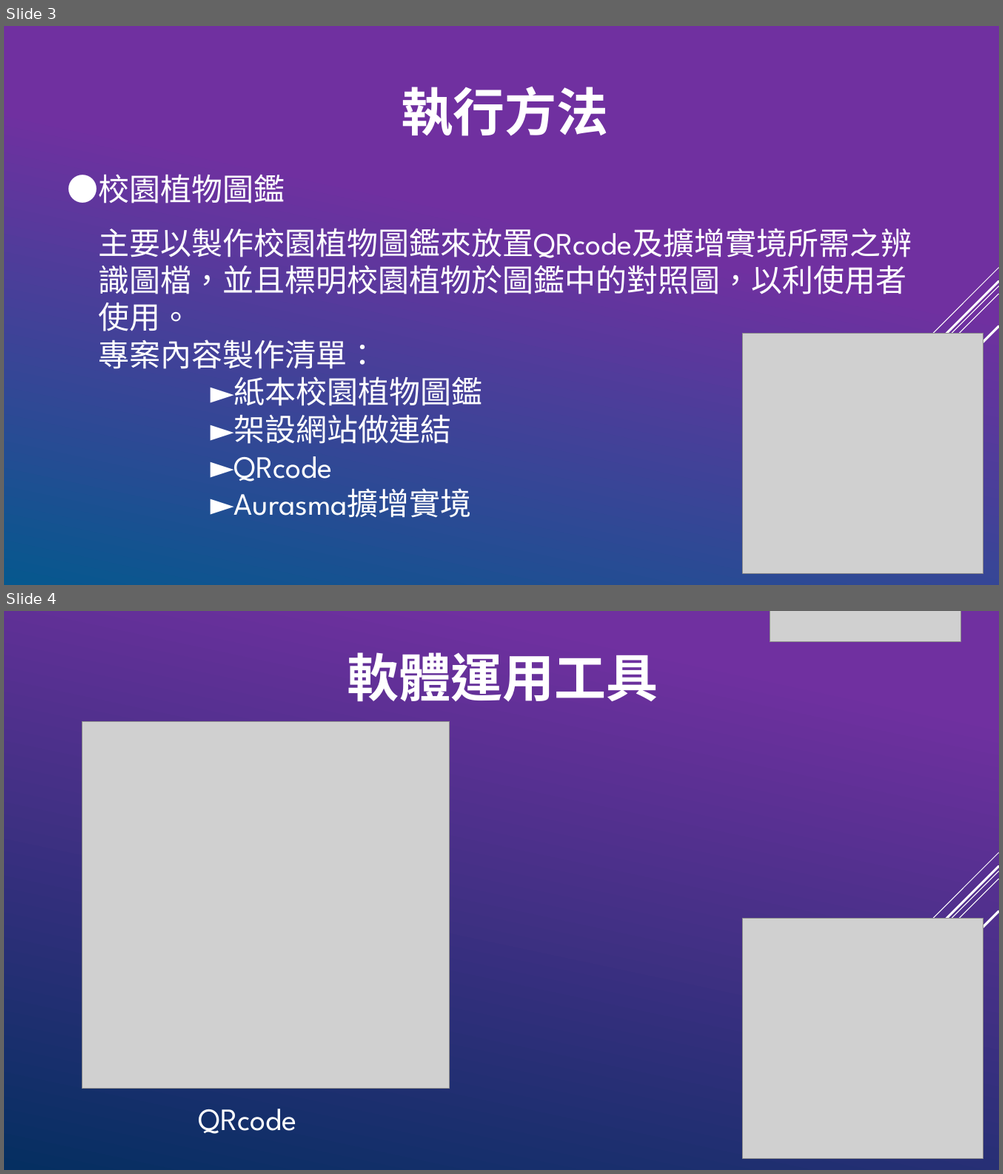
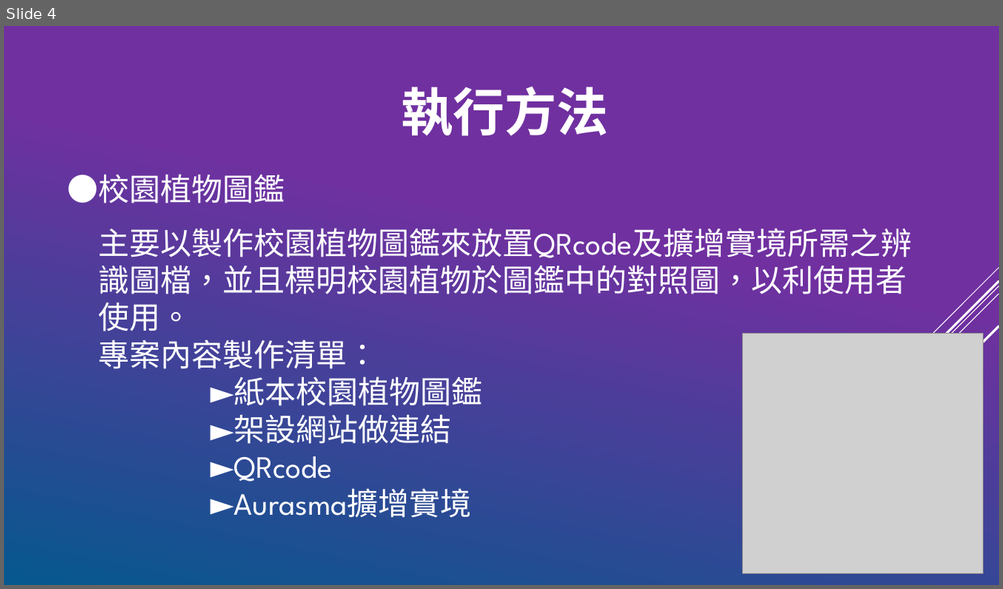
Before and after one commit to hcyuser/2016-Introduction_to_E-Learning, a slide deck: plot.pptx. Shown one above the other, each under a label of ours: slides 3 and 4 before the commit, slide 4 after it. The pictures are 1003x1174 and 1003x589 pixels, drawn with LibreOffice and Linux fonts; fonts in the diff are those of the drawing; grey boxes stand for pictures; background and template pictures are left out. Boxes give left, top, right and bottom in pixels: in the first picture for what was removed or moved away, otherwise in the second. Text is boxed around its words. In the diff, an @@ line names an element or a change of style, - is before the commit and + after.

```diff
--- a/plot.pptx
+++ b/plot.pptx
@@ slide 4 removed at (x1=4, y1=611, x2=999, y2=1170), background gradient #7030A0 to #052F61; not listed: 5 template elements that a slide beside it also shows @@
@@ picture removed at (x1=769, y1=611, x2=961, y2=641) @@
@@ text removed at (x1=347, y1=652, x2=658, y2=702) @@
-軟體運用工具
@@ picture removed at (x1=82, y1=721, x2=449, y2=1088) @@
@@ picture removed at (x1=743, y1=918, x2=984, y2=1159) @@
@@ text removed at (x1=199, y1=1109, x2=297, y2=1134) @@
-QRcode
@@ what was slide 3 is now slide 4 @@
```
Also in this commit, not shown: 1 slide changed, 5 slides added, 1 other slide removed.
